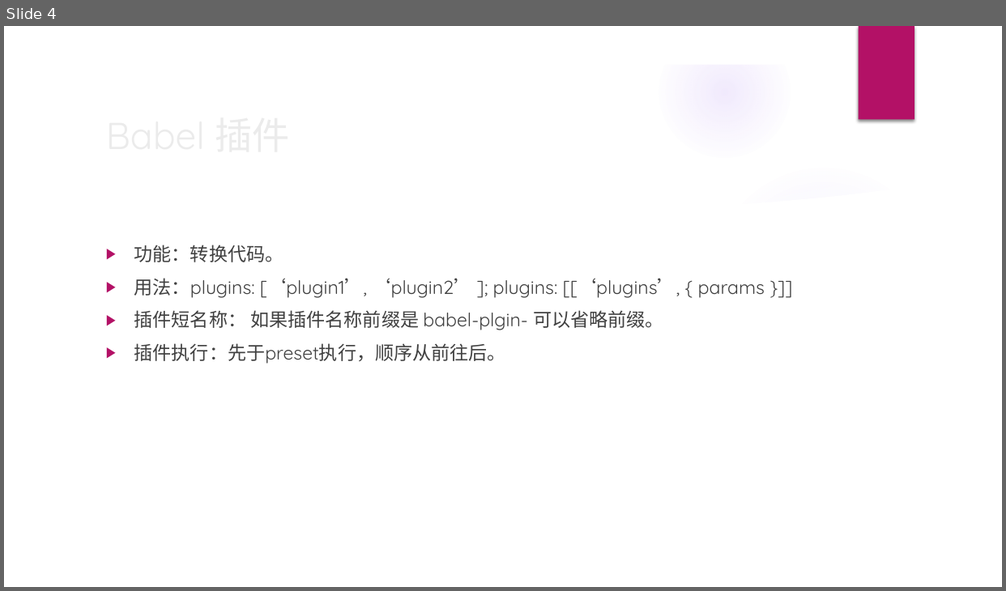
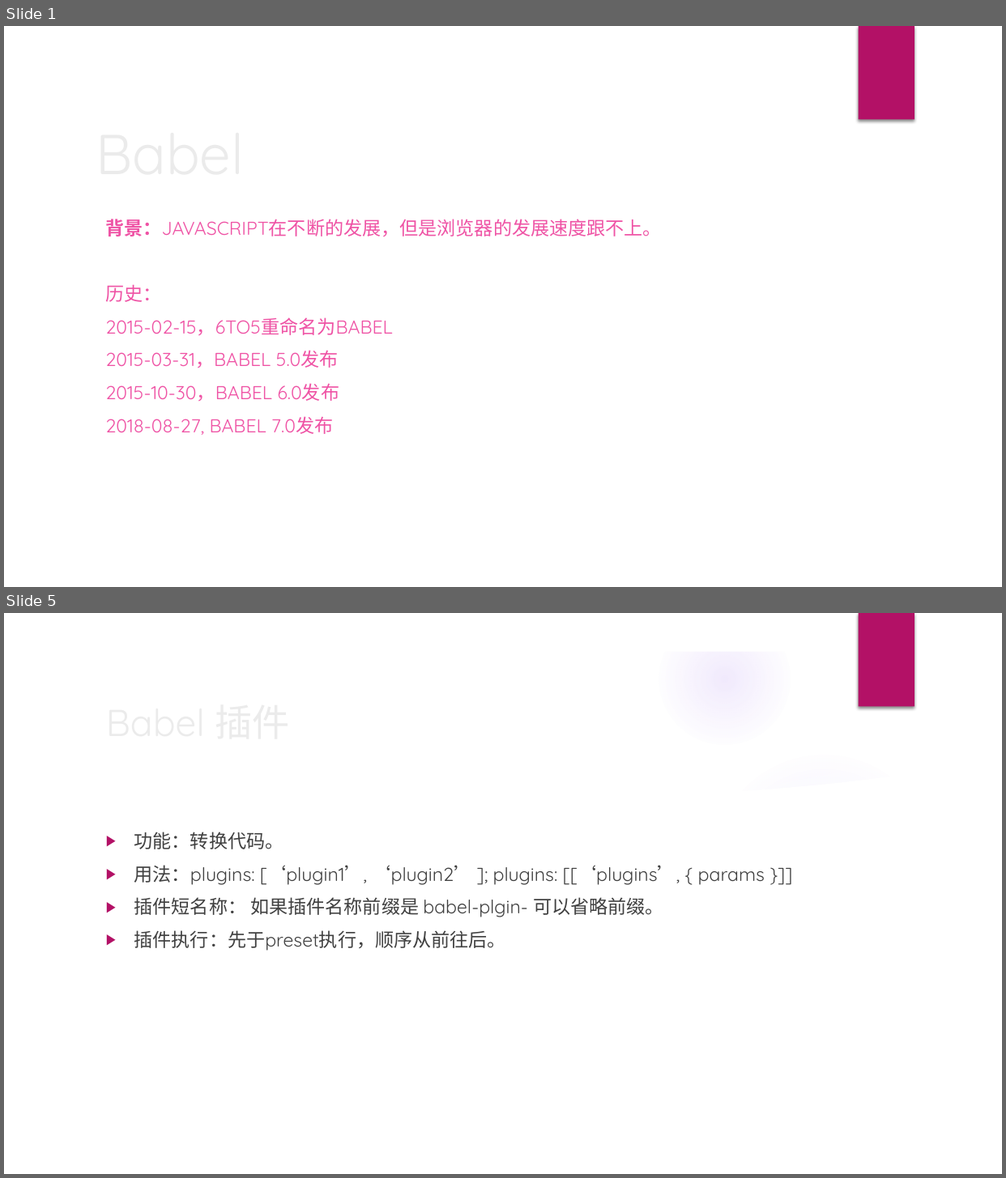
Before and after one commit to jiangyanghe/babel-lesson, a slide deck: babel.pptx. Shown one above the other, each under a label of ours: slide 4 before the commit, slides 1 and 5 after it; the slides between them are not shown. The pictures are 1006x591 and 1006x1178 pixels, drawn with LibreOffice and Linux fonts; fonts in the diff are those of the drawing; background and template pictures are left out. Boxes give left, top, right and bottom in pixels: in the first picture for what was removed or moved away, otherwise in the second. Text is boxed around its words. In the diff, an @@ line names an element or a change of style, - is before the commit and + after.

```diff
--- a/babel.pptx
+++ b/babel.pptx
@@ slide 1 added at <box>4,26,1002,587</box>, background picture (left out); not listed: 1 template element that a slide beside it also shows @@
@@ title added at <box>88,107,810,190</box>, 54 pt, text #EBEBEB @@
+Babel
@@ subtitle added at <box>105,219,662,435</box>, 18 pt, text #EF53A5 @@
+背景：JAVASCRIPT在不断的发展，但是浏览器的发展速度跟不上。
+历史：
+2015-02-15，6TO5重命名为BABEL
+2015-03-31，BABEL 5.0发布
+2015-10-30，BABEL 6.0发布
+2018-08-27, BABEL 7.0发布
@@ what was slide 4 is now slide 5 @@
```
Also in this commit, not shown: 3 slides changed, 2 other slides added, 1 slide removed, 5 other files.
